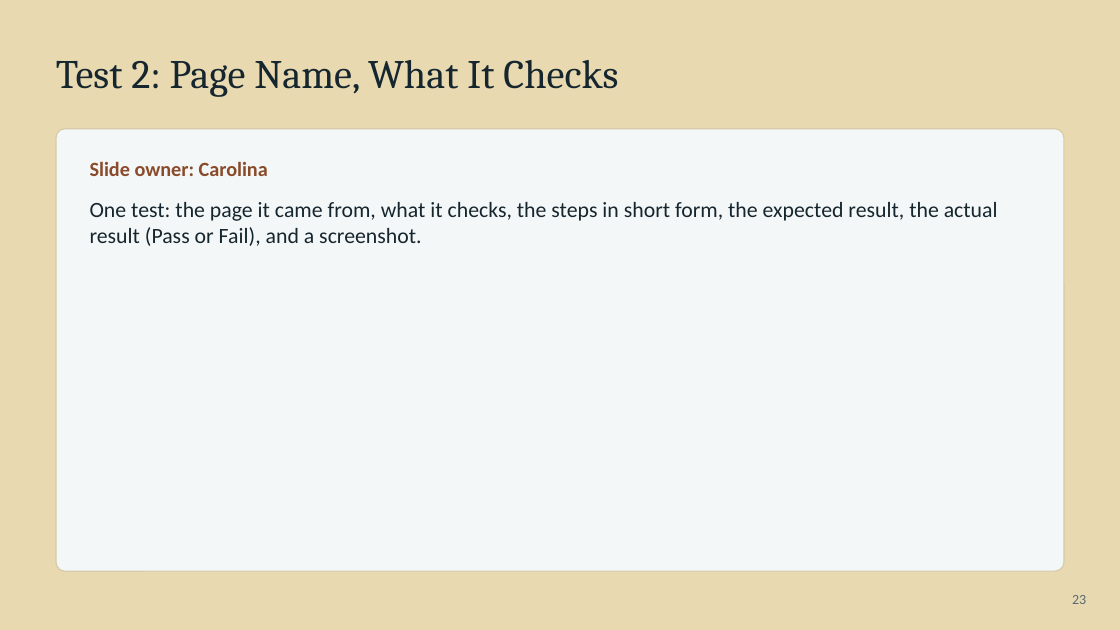
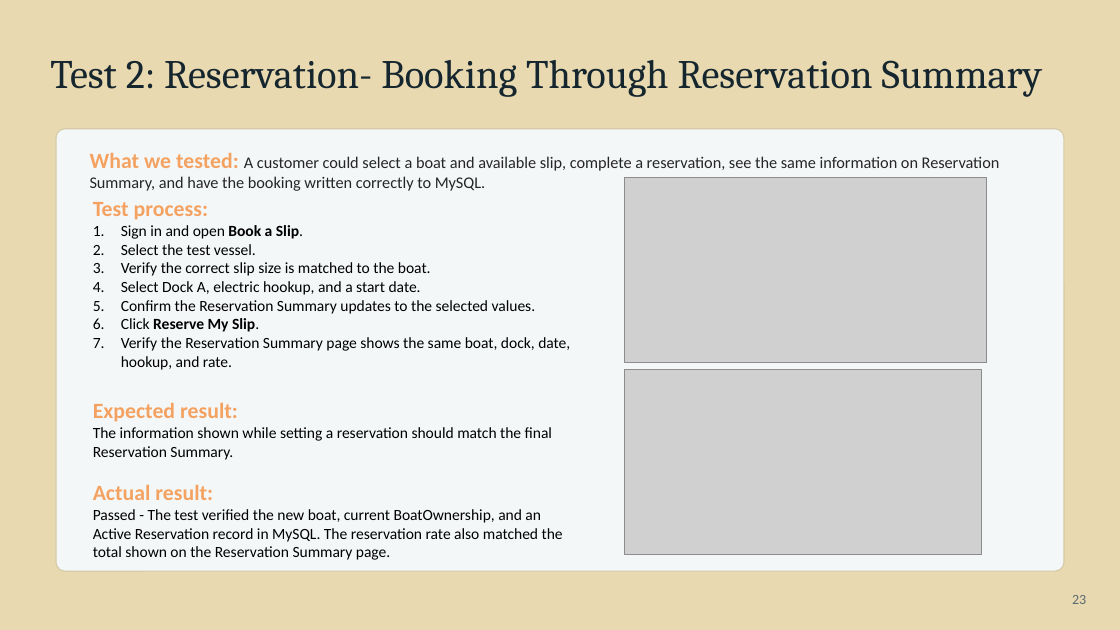
Before and after one commit to BobbyJoeCool/csd460-blueteam, a slide deck: slide 23 of Class_Information/Module-10/Presentation/QA-Presentation-Rodriguez.pptx. Drawn at 1120x630 pixels with LibreOffice and Linux fonts; fonts in the diff are those of the drawing; grey boxes stand for pictures. Boxes give left, top, right and bottom in pixels: in the first picture for what was removed or moved away, otherwise in the second. Text is boxed around its words. In the diff, an @@ line names an element or a change of style, - is before the commit and + after.

```diff
--- a/Class_Information/Module-10/Presentation/QA-Presentation-Rodriguez.pptx
+++ b/Class_Information/Module-10/Presentation/QA-Presentation-Rodriguez.pptx
@@ text at <box>50,60,1043,97</box>: text changed @@
-Test 2: Page Name, What It Checks
+Test 2: Reservation- Booking Through Reservation Summary
@@ text removed at <box>90,161,998,246</box> @@
-Slide owner: Carolina
-One test: the page it came from, what it checks, the steps in short form, the expected result, the actual result (Pass or Fail), and a screenshot.
@@ text added at <box>90,152,1000,191</box>, 10.5 pt, text #262626 @@
+What we tested: A customer could select a boat and available slip, complete a reservation, see the same information on Reservation Summary, and have the booking written correctly to MySQL.
@@ picture added at <box>624,177,986,362</box> @@
@@ text added at <box>93,202,570,560</box>, 10 pt, text #000000 @@
+Test process:
+1. Sign in and open Book a Slip.
+2. Select the test vessel.
+3. Verify the correct slip size is matched to the boat.
+4. Select Dock A, electric hookup, and a start date.
+5. Confirm the Reservation Summary updates to the selected values.
+6. Click Reserve My Slip.
+7. Verify the Reservation Summary page shows the same boat, dock, date, hookup, and rate.
+Expected result:
+The information shown while setting a reservation should match the final Reservation Summary.
+Actual result:
+Passed - The test verified the new boat, current BoatOwnership, and an Active Reservation record in MySQL. The reservation rate also matched the total shown on the Reservation Summary page.
@@ picture added at <box>624,370,981,554</box> @@
```
Also in this commit, not shown: 9 other slides changed, 1 slide added, 1 slide removed.
